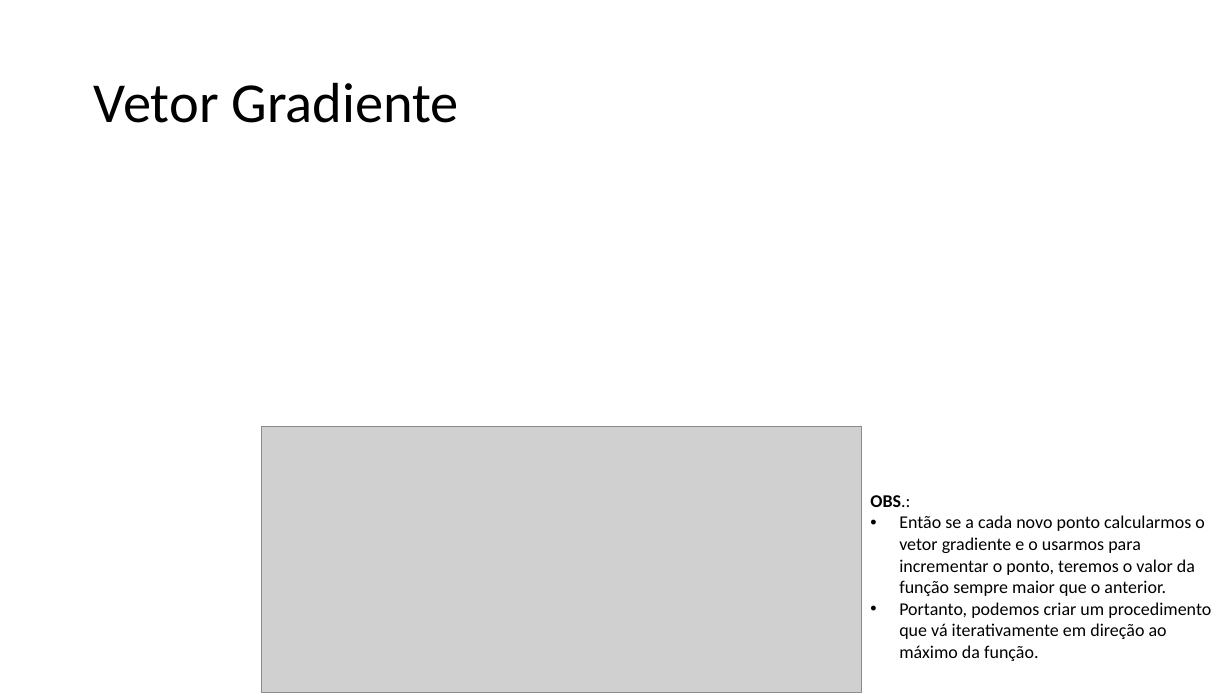
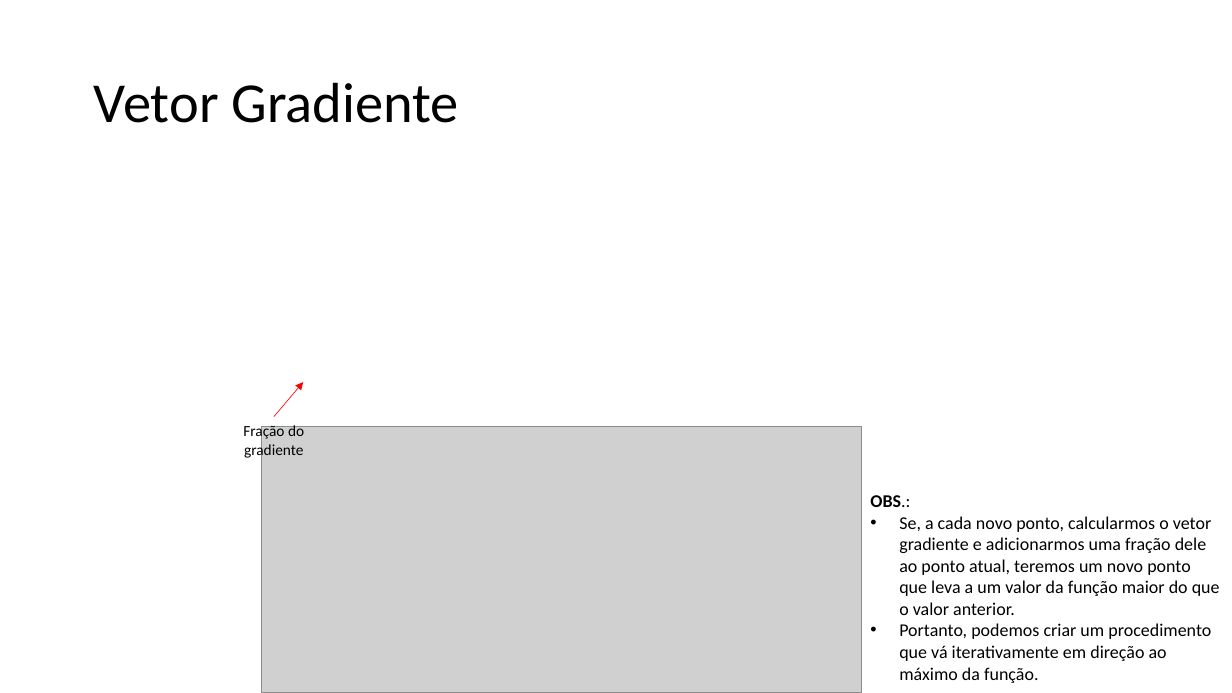
Before and after one commit to zz4fap/t319_aprendizado_de_maquina, a slide deck: slide 4 of slides/T319_Regressão_Linear (Parte II).pptx. Drawn at 1232x693 pixels with LibreOffice and Linux fonts; fonts in the diff are those of the drawing; grey boxes stand for pictures. Boxes give left, top, right and bottom in pixels: in the first picture for what was removed or moved away, otherwise in the second. Text is boxed around its words. In the diff, an @@ line names an element or a change of style, - is before the commit and + after.

```diff
--- a/slides/T319_Regressão_Linear (Parte II).pptx
+++ b/slides/T319_Regressão_Linear (Parte II).pptx
@@ arrow added from (274, 417) to (303, 383), #FF0000 0.5 pt @@
@@ text added at (243, 423, 304, 459), 12 pt, text #000000 @@
+Fração do gradiente
@@ text at (899, 516, 1220, 615): text changed @@
-• Então se a cada novo ponto calcularmos o vetor gradiente e o usarmos para incrementar o ponto, teremos o valor da função sempre maior que o anterior.
+• Se, a cada novo ponto, calcularmos o vetor gradiente e adicionarmos uma fração dele ao ponto atual, teremos um novo ponto que leva a um valor da função maior do que o valor anterior.
```
Also in this commit, not shown: 3 other slides changed, 4 other files.
